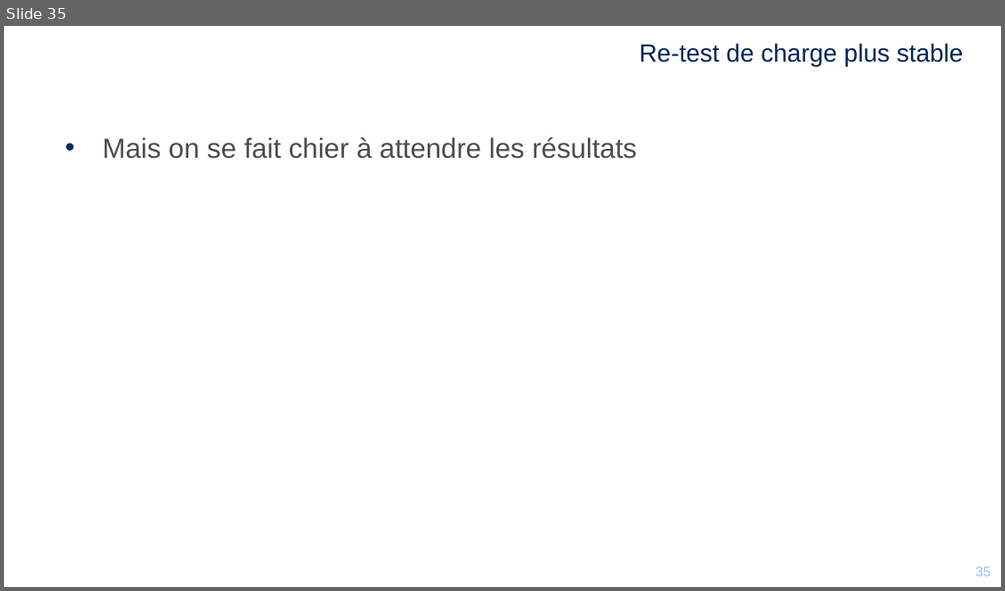
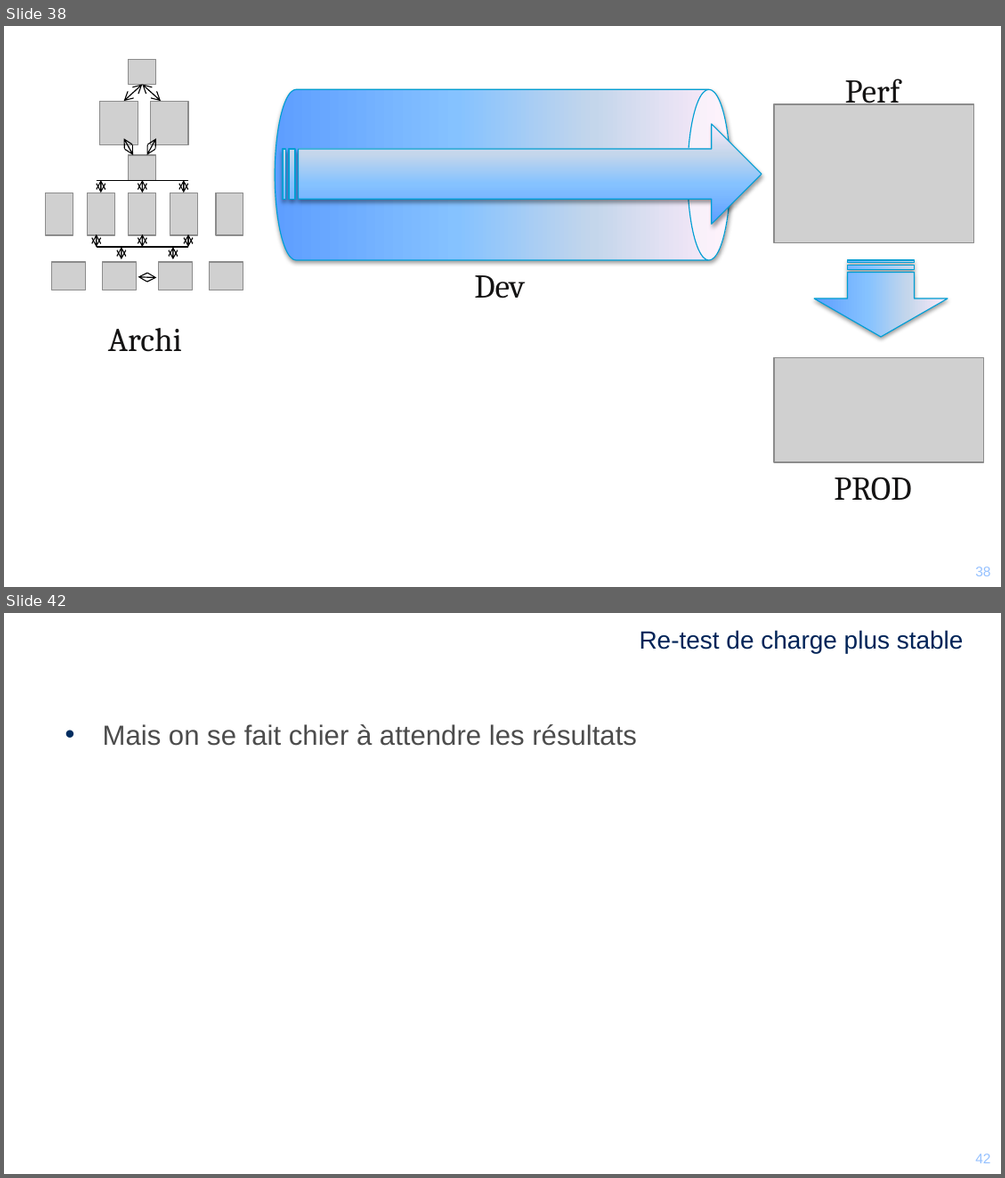
Before and after one commit to mikrob/perfuniversity, a slide deck: PerfUniversity.pptx. Shown one above the other, each under a label of ours: slide 35 before the commit, slides 38 and 42 after it; the slides between them are not shown. The pictures are 1005x591 and 1005x1178 pixels, drawn with LibreOffice and Linux fonts; fonts in the diff are those of the drawing; grey boxes stand for pictures; background and template pictures are left out. Boxes give left, top, right and bottom in pixels: in the first picture for what was removed or moved away, otherwise in the second. Text is boxed around its words. In the diff, an @@ line names an element or a change of style, - is before the commit and + after.

```diff
--- a/PerfUniversity.pptx
+++ b/PerfUniversity.pptx
@@ slide 38 added at [4, 26, 1001, 587], background #FFFFFF; not listed: 2 template elements that a slide beside it also shows @@
@@ text added at [845, 79, 900, 111], 24 pt, text #141313 @@
+Perf
@@ cylinder added at [275, 90, 729, 260], fill gradient #5E9EFF to #85C2FF to #C4D6EB to #FFEBFA, outline #009ED3 0.75 pt @@
@@ picture added at [774, 104, 973, 243] @@
@@ striped right arrow added at [283, 124, 761, 224], fill gradient #5E9EFF to #85C2FF to #C4D6EB to #FFEBFA, outline #009ED3 0.75 pt @@
@@ group added at [46, 59, 244, 290]: 13 pictures, 13 double arrows, 2 lines @@
@@ striped right arrow added at [814, 260, 947, 337], fill gradient #5E9EFF to #85C2FF to #C4D6EB to #FFEBFA, outline #009ED3 0.75 pt @@
@@ text added at [474, 275, 525, 298], 24 pt, text #141313 @@
+Dev
@@ text added at [108, 328, 182, 352], 24 pt, text #141313 @@
+Archi
@@ picture added at [774, 358, 983, 463] @@
@@ text added at [833, 476, 911, 500], 24 pt, text #141313 @@
+PROD
@@ what was slide 35 is now slide 42 @@
@@ page number at [967, 1153, 982, 1163]: text changed @@
-35
+42
@@ page number at [975, 1153, 990, 1163]: text changed @@
-35
+42
```
Also in this commit, not shown: 7 other slides added.
